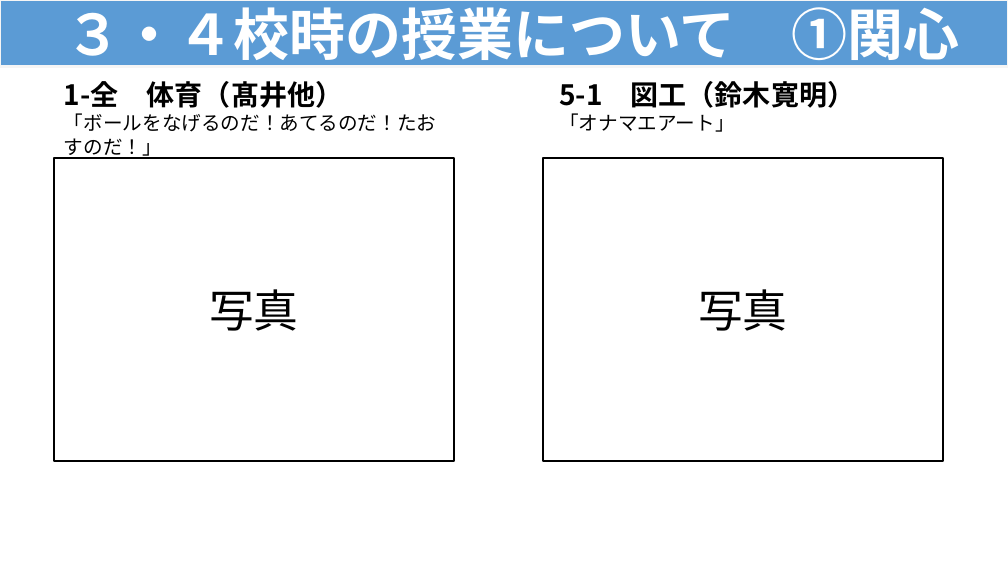
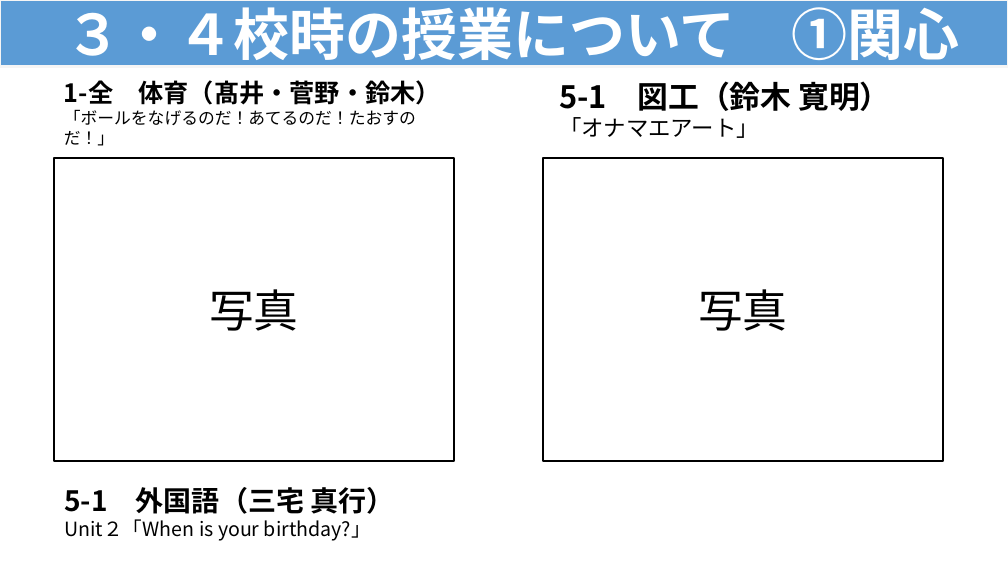
Before and after one commit to contynet730-star/con30, a slide deck: slide 7 of output/★指導課訪問★３・４校時指導助言資料（例）.pptx (slide 4 before the commit). Drawn at 1008x567 pixels with LibreOffice and Linux fonts; fonts in the diff are those of the drawing. Boxes give left, top, right and bottom in pixels: in the first picture for what was removed or moved away, otherwise in the second. Text is boxed around its words. In the diff, an @@ line names an element or a change of style, - is before the commit and + after.

```diff
--- a/output/★指導課訪問★３・４校時指導助言資料（例）.pptx
+++ b/output/★指導課訪問★３・４校時指導助言資料（例）.pptx
@@ text at [64, 80, 440, 105]: text changed; size 20 to 18 pt @@
-1-全 体育（髙井他）
+1-全 体育（髙井・菅野・鈴木）
@@ text at [559, 81, 890, 111]: text changed; size 20 to 22 pt @@
-5-1 図工（鈴木寛明）
+5-1 図工（鈴木 寛明）
@@ text at [64, 109, 416, 146]: size 14 to 12 pt in "「ボールをなげるのだ！あてるのだ！たおすのだ！」" @@
@@ text at [559, 117, 759, 138]: size 14 to 16 pt in "「オナマエアート」" @@
@@ text added at [64, 487, 395, 541], 14 pt, text #000000 @@
+5-1 外国語（三宅 真行）
+Unit２「When is your birthday?」
```
Also in this commit, not shown: 7 other slides changed, 7 slides added.
